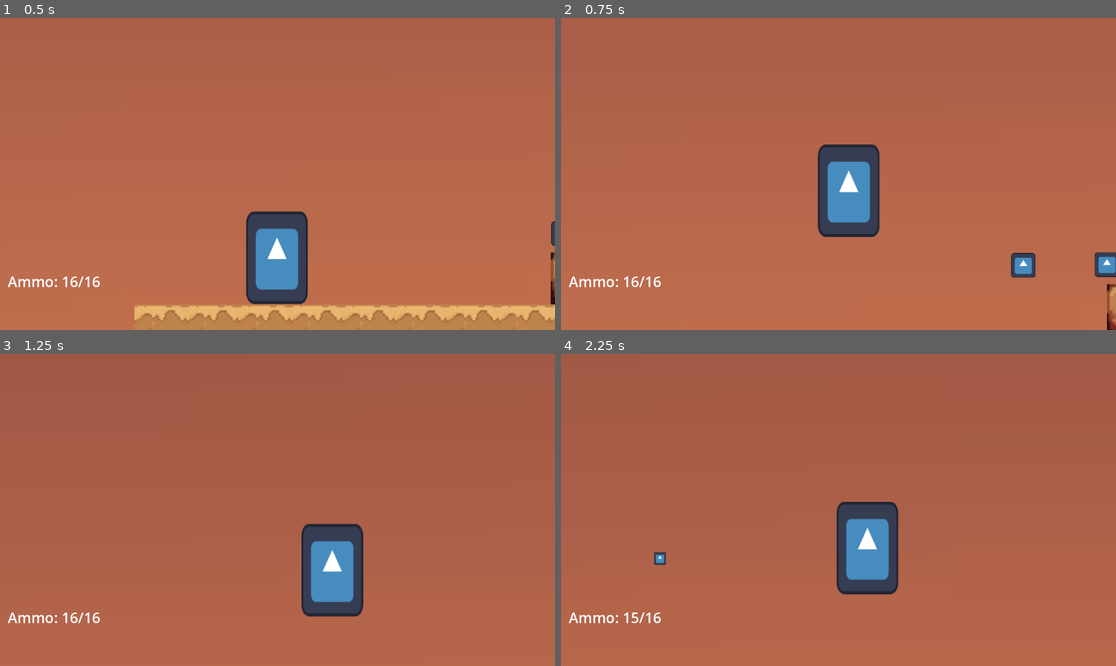
Above: before the commit, frames 1-4 (two rows, left to right).
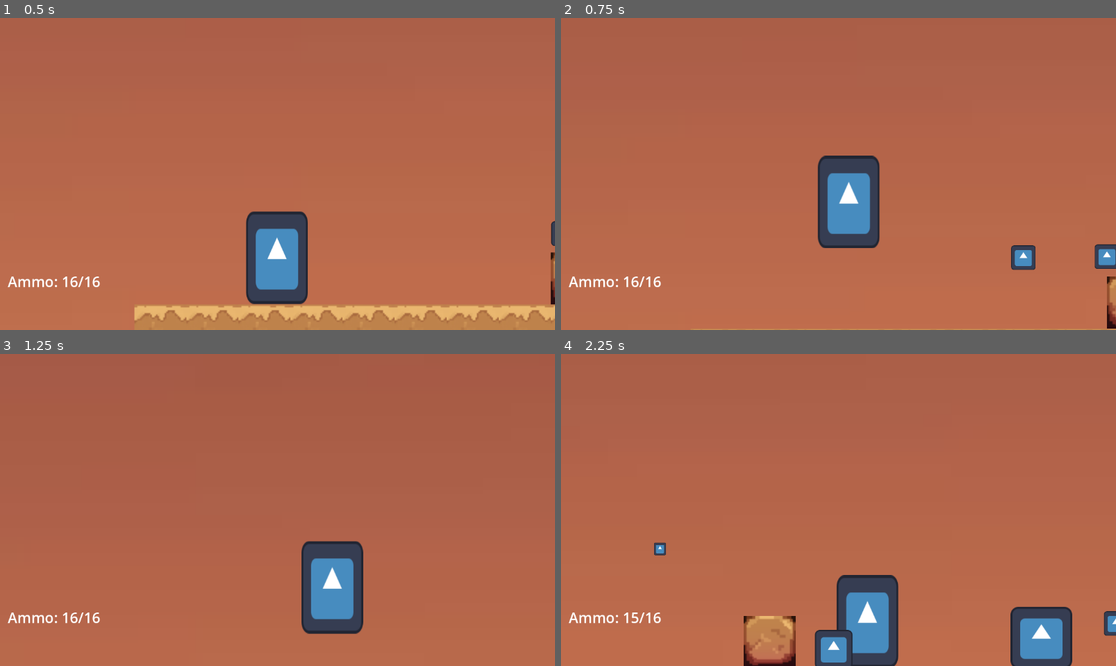
Above: after the commit, the same moments.

Repository: dzfrias/gladiator
Game: Godot game, scene res://scenes/level_playtest.tscn
The game is run twice, just before and just after one commit, with the same random seed, the same clock (stepped at 60 frames per second) and the same inputs. This scene is started directly instead of the project's main scene. The engine's default icon, where the game draws it, is replaced by a stand-in: a white triangle on a blue panel in a dark square.
Inputs (mouse positions are in pixels of both pictures, inside the frame that each line leads up to):
- Up to frame 1 (0.5 s): no input
- Up to frame 2 (0.75 s): move the mouse to (960, 158) at 0.52 s; hold D (right) from 0.53 s (still down); hold Space (jump) from 0.53 s (still down)
- Up to frame 3 (1.25 s): keep holding D (right); keep holding Space (jump)
- Up to frame 4 (2.25 s): move the mouse to (727, 525) at 1.27 s; release Space (jump) at 1.28 s; tap S (crouch) at 1.35 s; tap Space (jump) at 1.52, 1.55, 1.82 s; move the mouse to (894, 441) at 2.02 s; release D (right) at 2.03 s; press the mouse at (894, 441) at 2.03 s; hold A (left) from 2.03 s (still down)

Frame 1 is identical in both runs. In frame 2, 2.7% of the frame differs, in the area x 23-100%, y 40-100%; in frame 3, 2.4%; in frame 4, 9.3%, in the area x 16-100%, y 47-100%.

Commit message:
Idle shooter is no longer invincible

Diff:
--- a/scenes/idle_shooter.tscn
+++ b/scenes/idle_shooter.tscn
@@ -11,7 +11,7 @@
 [ext_resource type="Script" path="res://scripts/direction.gd" id="6_ofpms"]
 
 [sub_resource type="RectangleShape2D" id="RectangleShape2D_d8kds"]
-size = Vector2(72, 165.88)
+size = Vector2(72, 66.88)
 
 [sub_resource type="CircleShape2D" id="CircleShape2D_oetyt"]
 radius = 902.29
@@ -23,13 +23,24 @@
 script = ExtResource("1_gcame")
 impact_particle_prefab = ExtResource("3_fhmks")
 
-[node name="CollisionShape2D" type="CollisionShape2D" parent="."]
+[node name="StandCollision" type="CollisionShape2D" parent="."]
 position = Vector2(-0.959999, -89.06)
 shape = SubResource("RectangleShape2D_d8kds")
 
-[node name="Sprite2D" type="Sprite2D" parent="."]
+[node name="HideCollision" type="CollisionShape2D" parent="."]
+position = Vector2(-0.959999, -39.56)
+shape = SubResource("RectangleShape2D_d8kds")
+disabled = true
+
+[node name="StandSprite" type="Sprite2D" parent="."]
 position = Vector2(-7.45058e-09, -90)
 scale = Vector2(0.61, 1.5)
+texture = ExtResource("4_eip30")
+
+[node name="HideSprite" type="Sprite2D" parent="."]
+visible = false
+position = Vector2(-7.45058e-09, -34)
+scale = Vector2(0.61, 0.625)
 texture = ExtResource("4_eip30")
 
 [node name="DetectionZone" type="Area2D" parent="."]
--- a/scenes/level_playtest.tscn
+++ b/scenes/level_playtest.tscn
@@ -18,7 +18,9 @@
 texture = ExtResource("1_xth1b")
 
 [node name="Player" parent="." instance=ExtResource("2_arsj3")]
+z_index = 0
 position = Vector2(-2727, -115)
+jump_speed = 800.0
 
 [node name="TileMapLayer" type="TileMapLayer" parent="."]
 scale = Vector2(3, 3)
--- a/scripts/enemies/idle_shooter.gd
+++ b/scripts/enemies/idle_shooter.gd
@@ -26,15 +26,20 @@
 	match _state:
 		State.HIDING:
 			var xdist := _tracking.position.x - position.x
+			$StandCollision.disabled = true
+			$HideCollision.disabled = false
+			$StandSprite.visible = false
+			$HideSprite.visible = true
 			$Direction.scalar = signf(xdist)
-			scale.x = $Direction.scalar
 			if detection_zone.has_overlapping_bodies() and _can_stand:
 				_state = State.STANDING
 		State.STANDING:
-			scale.y = 1
 			var xdist := _tracking.position.x - position.x
 			$Direction.scalar = signf(xdist)
-			scale.x = $Direction.scalar
+			$HideCollision.disabled = true
+			$StandCollision.disabled = false
+			$StandSprite.visible = true
+			$HideSprite.visible = false
 
 			_shoot()
 
@@ -49,7 +54,6 @@
 func _hide():
 	_state = State.HIDING
 	_can_stand = false
-	scale.y = 0.5
 	await $Weapon.reload()
 	_can_stand = true
 
Not shown: 1 places in scenes/idle_shooter.tscn that only renumber resources
Not shown: 1 places in scenes/shooter.tscn that only renumber resources
Not shown: 1 places in scenes/wolf.tscn that only renumber resources
